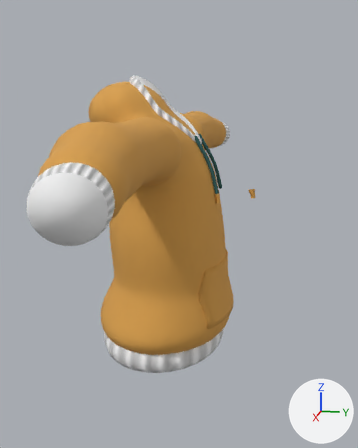
The glTF model characters/parts/hoodie_f/art/hoodie_f.glb, before and after one commit.
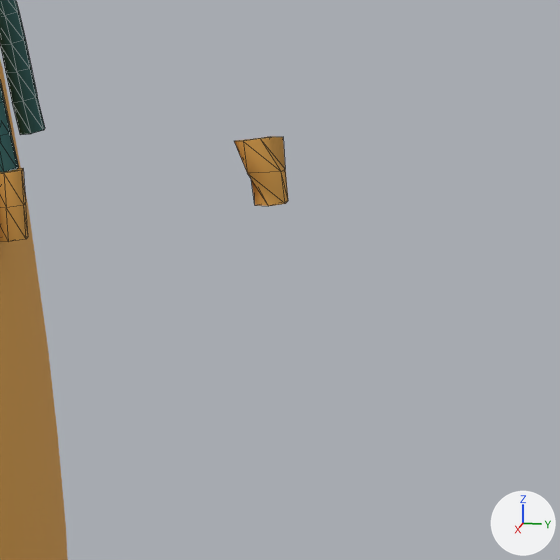
Each version is shown whole from a camera (50 mm lens) standing at (1.131, 0.261, 1.378) and looking at (0.003, 0.036, 1.096), then close up on the part from 60% to 82% of the width and 38% to 55% of the height. Arrows for +X, +Y and +Z are at lower right; the lights stay in place. The older version's two pictures come first. Both versions are drawn at full value of the shape key 'Chest_Size' of 'AgletL'; the numbers are the values there. The close-ups show mesh edges as thin lines. Vertices at exactly the same position are counted once.

Objects in the first close-up: 'AgletL', 'AgletR', 'StringL', 'StringR', 'Top'.
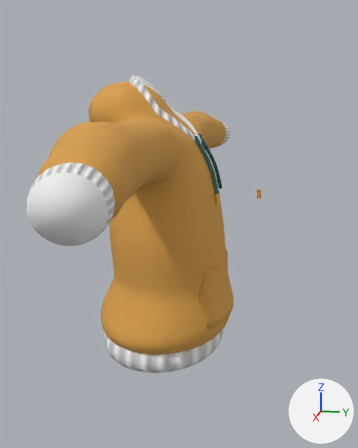
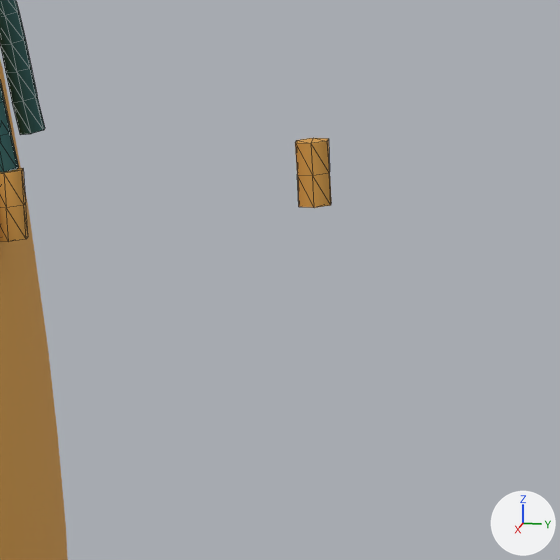
Boxes [x1, y1, x2, y2] around the edits, measured in the close-ups (560 x 560 px):
'AgletL', reshaped (33% narrower): before [234, 137, 288, 206]; after [295, 138, 331, 208]

Edits to the bpy script that builds the scene:
```text
Change me_agletl:
    used by ob_agletl; location = (0.0, 0.0, 0.0)
    remove me_agletl.from_pydata(...)  # 18 vertices, 32 faces; spans x -0.0419..-0.0305, y 0.1939..0.2115, z 1.1577..1.1795
    add me_agletl.from_pydata(...)  # 18 vertices, 32 faces; spans x -0.0419..-0.0305, y 0.2132..0.2252, z 1.1577..1.1795
    me_agletl part 1: 18 of 18 vertices moved; they spanned x -0.0419..-0.0305, y 0.1939..0.2115, z 1.1577..1.1795 and now span x -0.0419..-0.0305, y 0.2132..0.2252, z 1.1577..1.1795; mean shift (0.0, 0.0154, 0.0)
```
